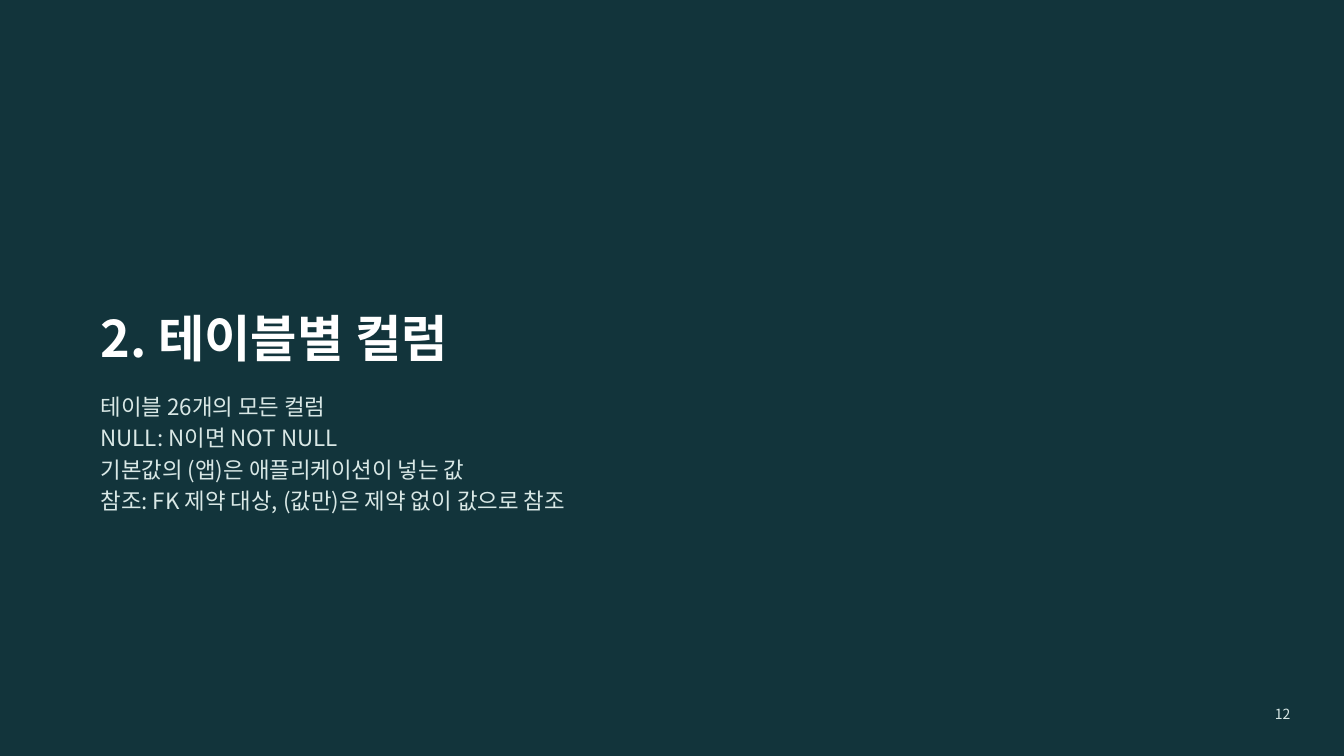
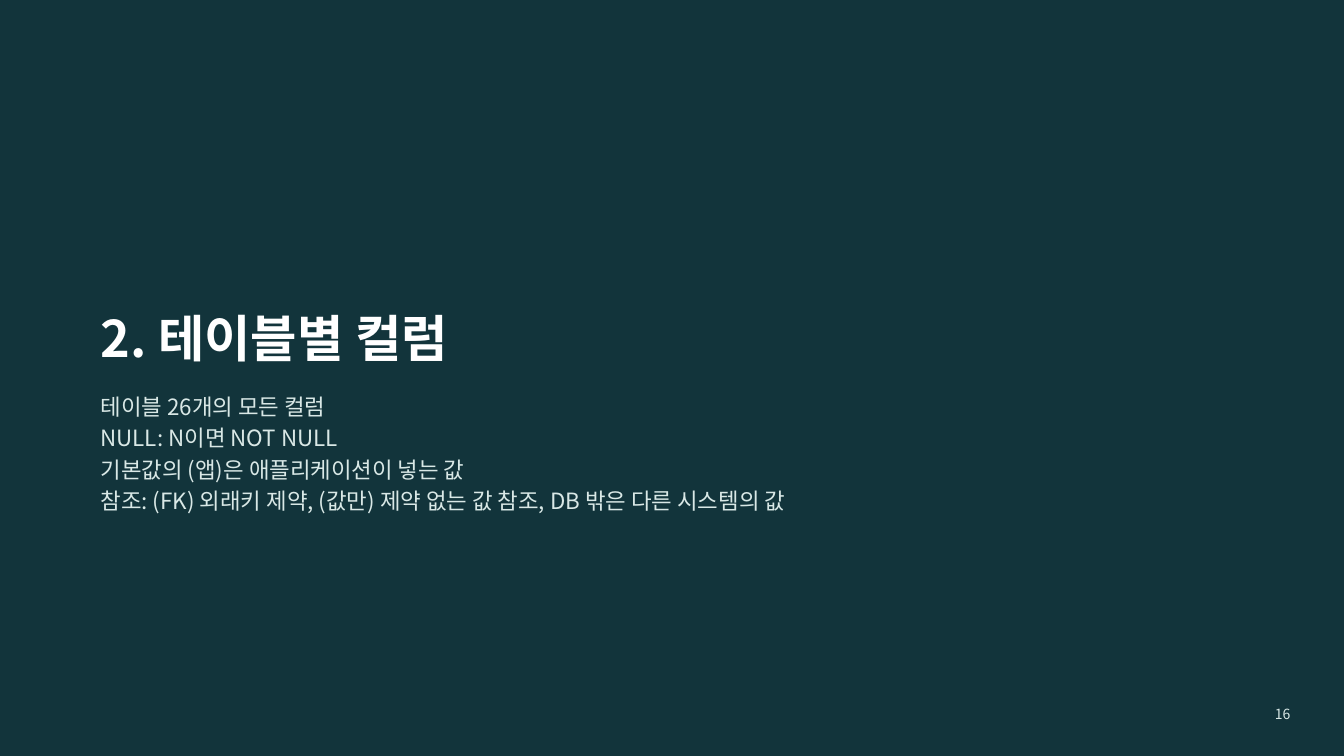
Before and after one commit to KimHwaJin/pr-agentic-service, a slide deck: slide 16 of docs/deliverables/05-erd-physical.pptx (slide 12 before the commit). Drawn at 1344x756 pixels with LibreOffice and Linux fonts; fonts in the diff are those of the drawing. Boxes give left, top, right and bottom in pixels: in the first picture for what was removed or moved away, otherwise in the second. Text is boxed around its words. In the diff, an @@ line names an element or a change of style, - is before the commit and + after.

```diff
--- a/docs/deliverables/05-erd-physical.pptx
+++ b/docs/deliverables/05-erd-physical.pptx
@@ text at (x1=101, y1=490, x2=786, y2=513): text changed @@
-참조: FK 제약 대상, (값만)은 제약 없이 값으로 참조
+참조: (FK) 외래키 제약, (값만) 제약 없는 값 참조, DB 밖은 다른 시스템의 값
@@ page number at (x1=1275, y1=708, x2=1291, y2=719): text changed @@
-12
+16
```
Also in this commit, not shown: 24 other slides changed, 4 slides added, 8 other files.
